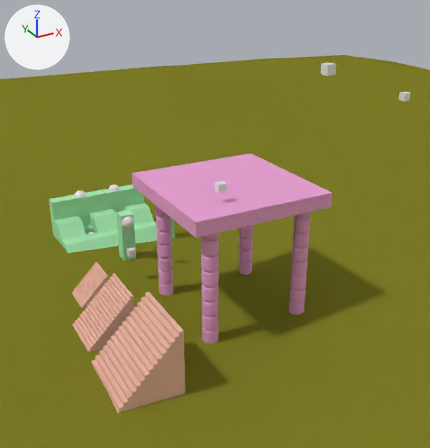
The Blender file android/assets/model/map_template.blend as it was, and as the next commit left it.
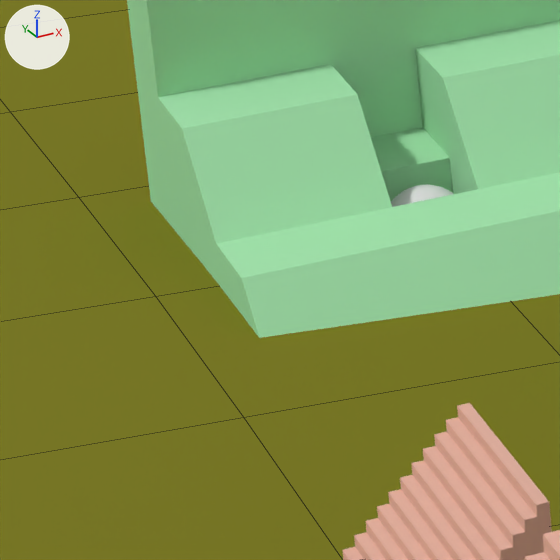
The first picture shows the older version from a 50 mm camera at (-29.2, -70.4, 42.7) aimed at (7.4, -3.7, 9.4). The close-ups show both versions on the part from 8% to 25% of the width and 46% to 63% of the height of that picture; other places that the commit changed are outside them. Arrows for +X, +Y and +Z are at upper left; the lights stay in place. The close-ups show mesh edges as thin lines.

The first close-up shows 'ground', 'level', 'mask.004'.
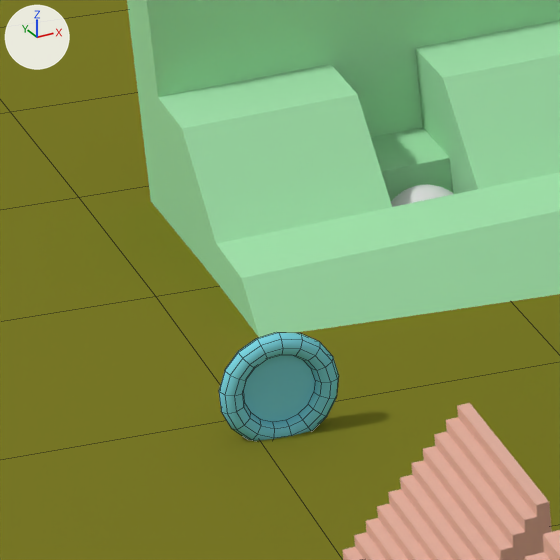
What changed in the scene script:
```text
Add mat_material:
    mat_material = diffuse_material('Material')
    mat_material.base_color = (0.206, 0.689, 0.8)  # cyan #7dd8e7
Add me_torus:
    me_torus.from_pydata(...)  # 140 vertices, 137 faces; spans x -1.23..1.25, y -1.24..1.24, z -0.25..0.25
    me_torus.polygons.foreach_set('use_smooth', [True] * 137)
    me_torus.materials.append(mat_material)  # cyan #7dd8e7
Add ob_teleporter_a:
    ob_teleporter_a = bpy.data.objects.new('teleporter_a', me_torus)
    ob_teleporter_a.location = (-9.85, 9.45, 2.13)
    ob_teleporter_a.rotation_euler = (1.571, 0.0, 0.0)  # degrees (90, 0, 0)
```

Where the change shows, as pixel boxes [x1, y1, x2, y2] in the close-ups (560 x 560 px):
'teleporter_a', added (cyan)
    after: [219, 332, 339, 441]
